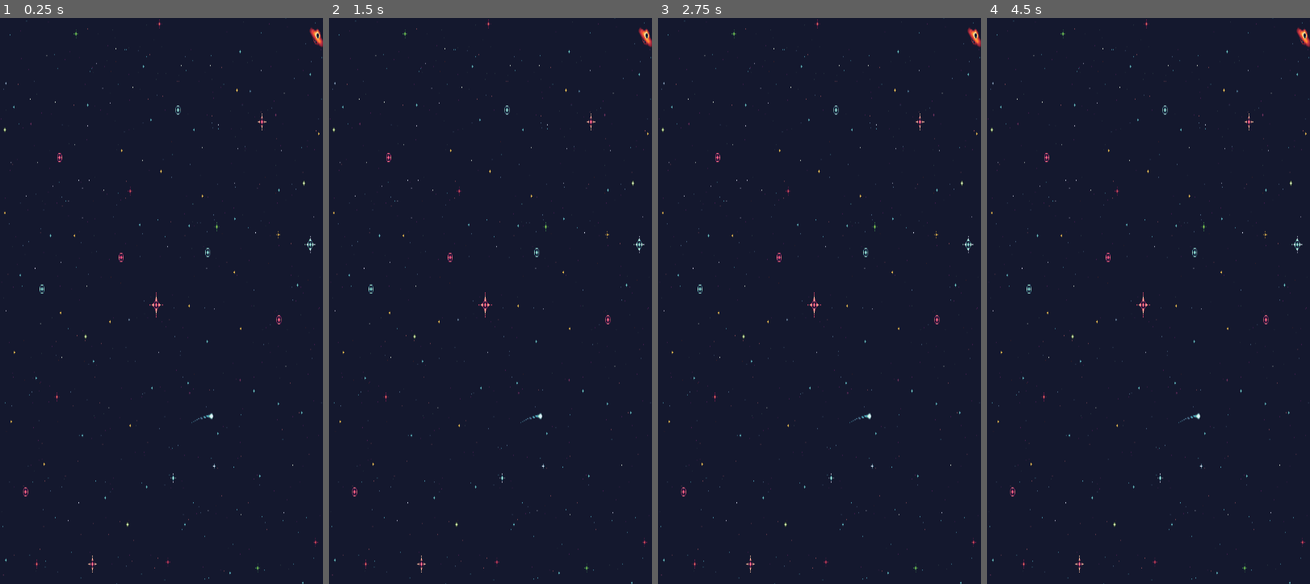
Above: before the commit, frames 1-4 (left to right).
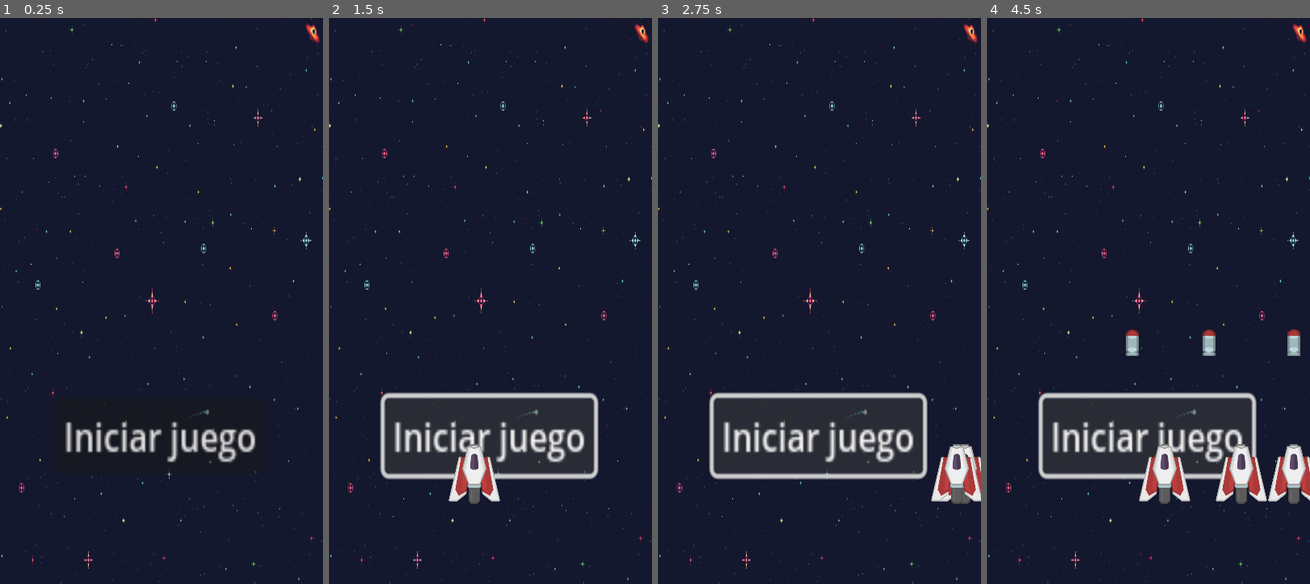
Above: after the commit, the same moments.

Repository: ElCbollin/ProyectoFeriaDeCiencias
Game: Godot game, scene res://EscenaPrincipal.tscn
Same seed, same stepped clock (60 frames per second), same inputs: the game is played once before the commit and once after it. The project has no main scene, so this scene is started directly.
Inputs (mouse positions are in pixels of both pictures, inside the frame that each line leads up to):
- Up to frame 1 (0.25 s): no input
- Up to frame 2 (1.5 s): click (490, 436) at 0.5 s, where only the run after the commit has a clickable "Iniciar juego"; click (490, 436) at 1.25 s, where only the run after the commit has a clickable "Iniciar juego"
- Up to frame 3 (2.75 s): tap Enter at 2 s; hold Right (ui_right) from 2.03 s (still down); tap Space (Disparar, bound only after the commit) at 2.1 s
- Up to frame 4 (4.5 s): release Right (ui_right) at 2.78 s; hold Left (ui_left) 2.78-3.53 s; tap Space (Disparar, bound only after the commit) at 2.85, 3.6, 4.35 s; hold Right (ui_right) from 3.53 s (still down)

The runs differ from the first frame. In frame 1, 3.3% of the frame differs, in the area x 0-100%, y 0-100%; in frame 2, 6.6%; in frame 3, 7.0%; in frame 4, 8.9%.
Error after the commit: Invalid access to property or key 'global_position' on a base object of type 'null instance'. (res://button.gd:25)

Commit message:
Proyectil y cambios extras

Diff:
--- a/EscenaPrincipal.tscn
+++ b/EscenaPrincipal.tscn
@@ -1,12 +1,37 @@
-[gd_scene load_steps=2 format=3 uid="uid://01q6pnnrrggs"]
+[gd_scene load_steps=4 format=3 uid="uid://01q6pnnrrggs"]
 
 [ext_resource type="Texture2D" uid="uid://bjs3bg012nujk" path="res://Assets/spacebg.png" id="1_odsfq"]
+[ext_resource type="Script" path="res://button.gd" id="2_mfuko"]
+
+[sub_resource type="Theme" id="Theme_ufdps"]
 
 [node name="Node2D" type="Node2D"]
 
 [node name="ParallaxBackground" type="ParallaxBackground" parent="."]
 
 [node name="Sprite2D" type="Sprite2D" parent="ParallaxBackground"]
-position = Vector2(205, 331)
+position = Vector2(200, 326)
 scale = Vector2(0.657812, 1.22344)
 texture = ExtResource("1_odsfq")
+
+[node name="Spawner" type="Marker2D" parent="ParallaxBackground"]
+position = Vector2(211, 516)
+
+[node name="Button" type="Button" parent="."]
+offset_left = 69.0
+offset_top = 470.0
+offset_right = 172.0
+offset_bottom = 501.0
+scale = Vector2(2.51637, 3.024)
+theme = SubResource("Theme_ufdps")
+theme_override_colors/font_disabled_color = Color(0.109709, 0.396309, 0.730787, 1)
+theme_override_font_sizes/font_size = 0
+text = "Iniciar juego
+"
+text_overrun_behavior = 2
+script = ExtResource("2_mfuko")
+
+[node name="Timer" type="Timer" parent="."]
+wait_time = 0.05
+
+[connection signal="timeout" from="Timer" to="Button" method="_on_timer_timeout"]
--- a/Personaje.gd
+++ b/Personaje.gd
@@ -3,31 +3,40 @@
 
 var Screensize
 
-# Called when the node enters the scene tree for the first time.
+var Proyectil = preload("res://proyectil.tscn")
+
 func _ready() -> void:
 	Screensize = get_viewport_rect().size
 
-
-# Called every frame. 'delta' is the elapsed time since the previous frame.
 func _process(delta: float) -> void:
 
 	var velocity = Vector2.ZERO
 
 	if Input.is_action_pressed("ui_right"):
-		print("1")
+
 		velocity.x += 1
 
 	if Input.is_action_pressed("ui_left"):
 		velocity.x -= 1
 
-	# Normalize the velocity and apply speed if there's movement
+
+	if Input.is_action_just_pressed("Disparar"):
+		Disparar(null)
+
+
+
 	if velocity.length() > 0:
 		velocity = velocity.normalized() * Speed * delta
 
-	# Update the position
+
 	position += velocity
 
-	print(Screensize)
+	position = position.clamp(Vector2(-150, -150), Vector2(200, 400))
 
-	# Clamp the position within the screen bounds
-	position = position.clamp(Vector2(-150, -150), Vector2(200, 400))
+
+
+func Disparar(Parametter):
+	var InstanceProyectile = Proyectil.instantiate()
+	get_parent().add_child(InstanceProyectile)
+
+	InstanceProyectile.global_position = $PuntoDeDisparo.global_position
--- a/Personaje.tscn
+++ b/Personaje.tscn
@@ -19,3 +19,11 @@
 position = Vector2(21.2979, -303741)
 scale = Vector2(0.0378331, 210.484)
 texture = ExtResource("2_oxeu0")
+
+[node name="PuntoDeDisparo" type="Marker2D" parent="."]
+position = Vector2(20.3513, -282738)
+
+[node name="Timer" type="Timer" parent="."]
+wait_time = 3.0
+
+[connection signal="timeout" from="Timer" to="." method="_on_timer_timeout"]
--- /dev/null
+++ b/button.gd
@@ -0,0 +1,31 @@
+extends Button
+
+var SizeScreen
+
+var Ship = preload("res://Personaje.tscn")
+# Called when the node enters the scene tree for the first time.
+func _ready() -> void:
+	SizeScreen = get_viewport_rect().size
+
+
+# Called every frame. 'delta' is the elapsed time since the previous frame.
+func _process(delta: float) -> void:
+	self.button_down.connect(Iniciar)
+
+
+	if self.global_position.y >= SizeScreen.y:
+		$"../Timer".stop()
+
+func Iniciar():
+
+	var ShipInstantiate = Ship.instantiate()
+
+	get_parent().add_child(ShipInstantiate)
+
+	ShipInstantiate.global_position = $"../Spawner".global_position
+
+	$"../Timer".start()
+
+
+func _on_timer_timeout() -> void:
+	self.global_position.y += 20
--- a/project.godot
+++ b/project.godot
@@ -38,6 +38,11 @@
 "events": [Object(InputEventKey,"resource_local_to_scene":false,"resource_name":"","device":-1,"window_id":0,"alt_press …(192 unchanged characters)…
 ]
 }
+Disparar={
+"deadzone": 0.5,
+"events": [Object(InputEventKey,"resource_local_to_scene":false,"resource_name":"","device":-1,"window_id":0,"alt_pressed":false,"shift_pressed":false,"ctrl_pressed":false,"meta_pressed":false,"pressed":false,"keycode":0,"physical_keycode":32,"key_label":0,"unicode":32,"location":0,"echo":false,"script":null)
+]
+}
 
 [rendering]
 
--- /dev/null
+++ b/proyectil.gd
@@ -0,0 +1,16 @@
+extends Area2D
+
+@export var Vel:int = 20
+
+
+# Called when the node enters the scene tree for the first time.
+func _ready() -> void:
+	pass # Replace with function body.
+	var velocity = Vector2.ZERO
+
+
+
+# Called every frame. 'delta' is the elapsed time since the previous frame.
+func _process(delta: float) -> void:
+
+	self.position.y -= Vel
--- /dev/null
+++ b/proyectil.tscn
@@ -0,0 +1,20 @@
+[gd_scene load_steps=4 format=3 uid="uid://b2dchapn4tv7q"]
+
+[ext_resource type="Script" path="res://proyectil.gd" id="1_g6y6a"]
+[ext_resource type="Texture2D" uid="uid://buaj44bqmkjfu" path="res://Assets/spaceMissiles_009.png" id="2_01mtt"]
+
+[sub_resource type="CircleShape2D" id="CircleShape2D_5olf2"]
+
+[node name="Proyectil" type="Area2D"]
+position = Vector2(211, 436)
+script = ExtResource("1_g6y6a")
+
+[node name="Sprite2D" type="Sprite2D" parent="."]
+position = Vector2(8, 16.5)
+scale = Vector2(1.33333, 0.6875)
+texture = ExtResource("2_01mtt")
+
+[node name="CollisionShape2D" type="CollisionShape2D" parent="."]
+position = Vector2(8, 17)
+scale = Vector2(0.925198, 1.74158)
+shape = SubResource("CircleShape2D_5olf2")
Binary file added: Assets/spaceMissiles_009.png
Not shown, added: Assets/spaceMissiles_009.png.import
